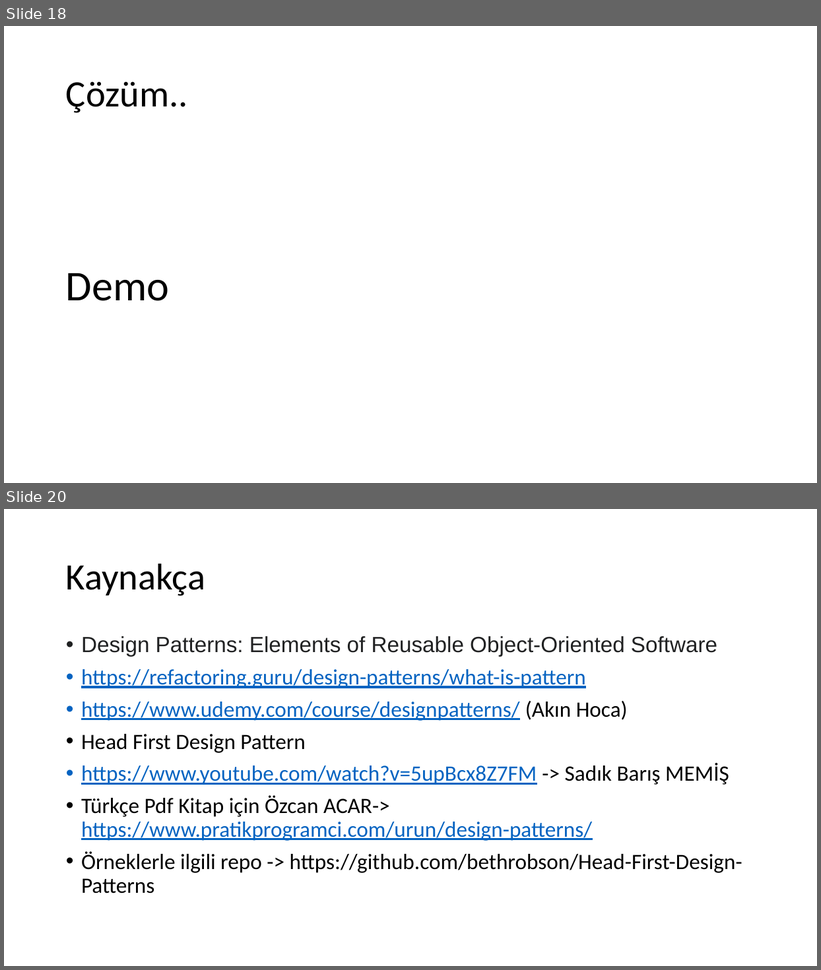
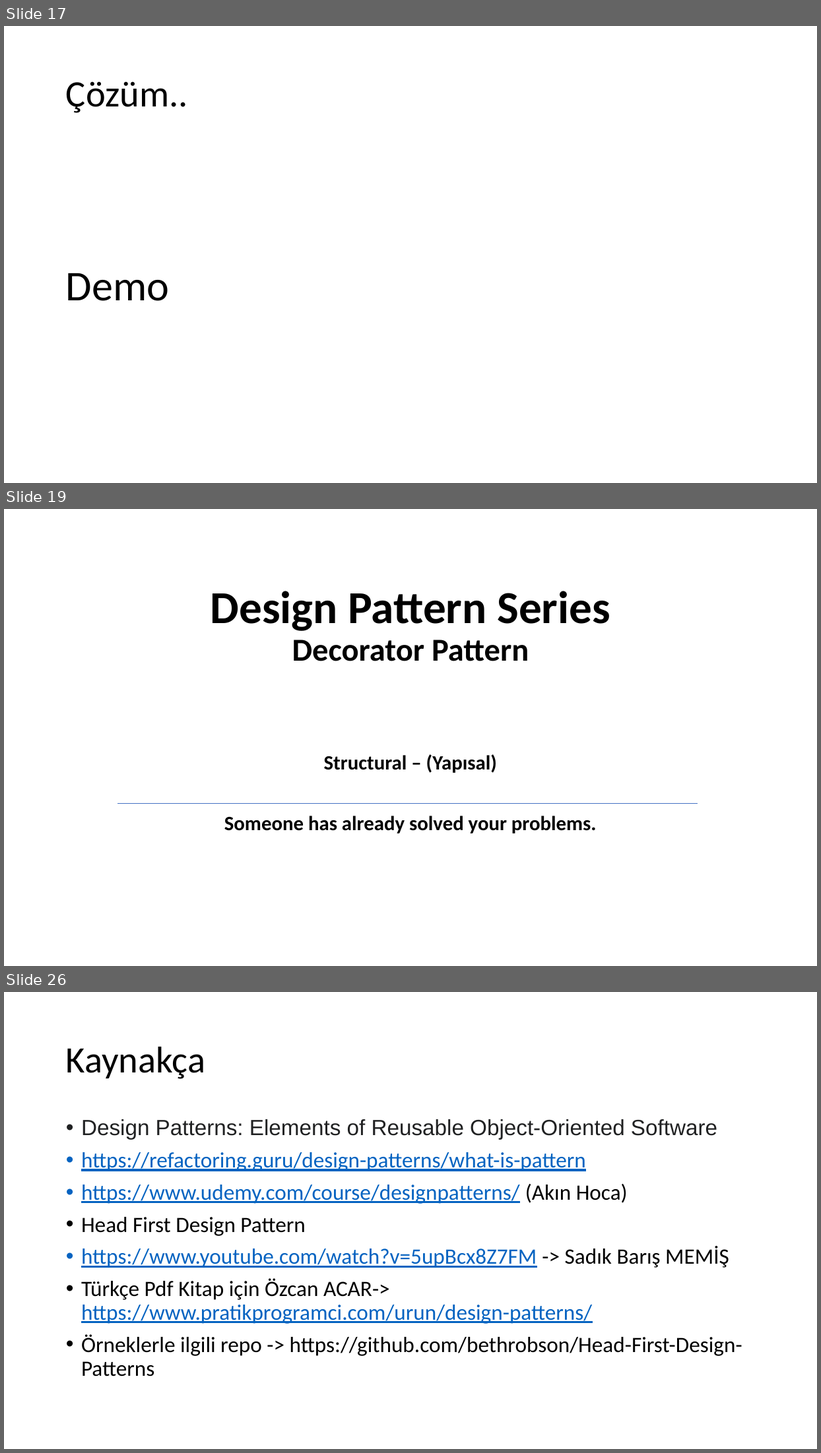
Before and after one commit to umiitkose/DesignPattern-Umiitkose, a slide deck: Tasarımdesenleri.pptx. Shown one above the other, each under a label of ours: slides 18 and 20 before the commit, slides 17, 19 and 26 after it; the slides between them are not shown. The pictures are 821x970 and 821x1453 pixels, drawn with LibreOffice and Linux fonts; fonts in the diff are those of the drawing. Boxes give left, top, right and bottom in pixels: in the first picture for what was removed or moved away, otherwise in the second. Text is boxed around its words. In the diff, an @@ line names an element or a change of style, - is before the commit and + after.

Commit message:
add decorator pattern examples

```diff
--- a/Tasarımdesenleri.pptx
+++ b/Tasarımdesenleri.pptx
@@ slide 19 added at <box>4,509,817,966</box>, background #FFFFFF @@
@@ title added at <box>211,591,611,661</box>, 54 pt, text #000000, bold @@
+Design Pattern Series
+Decorator Pattern
@@ subtitle added at <box>224,755,597,834</box>, 24 pt, text #000000, bold @@
+Structural – (Yapısal)
+Someone has already solved your problems.
@@ line added from (118, 803) to (698, 803), #4472C4 0.5 pt @@
@@ what was slide 18 is now slide 17 @@
@@ what was slide 20 is now slide 26 @@
```
Also in this commit, not shown: 2 slides changed, 7 other slides added, 2 slides removed, 32 other files.
